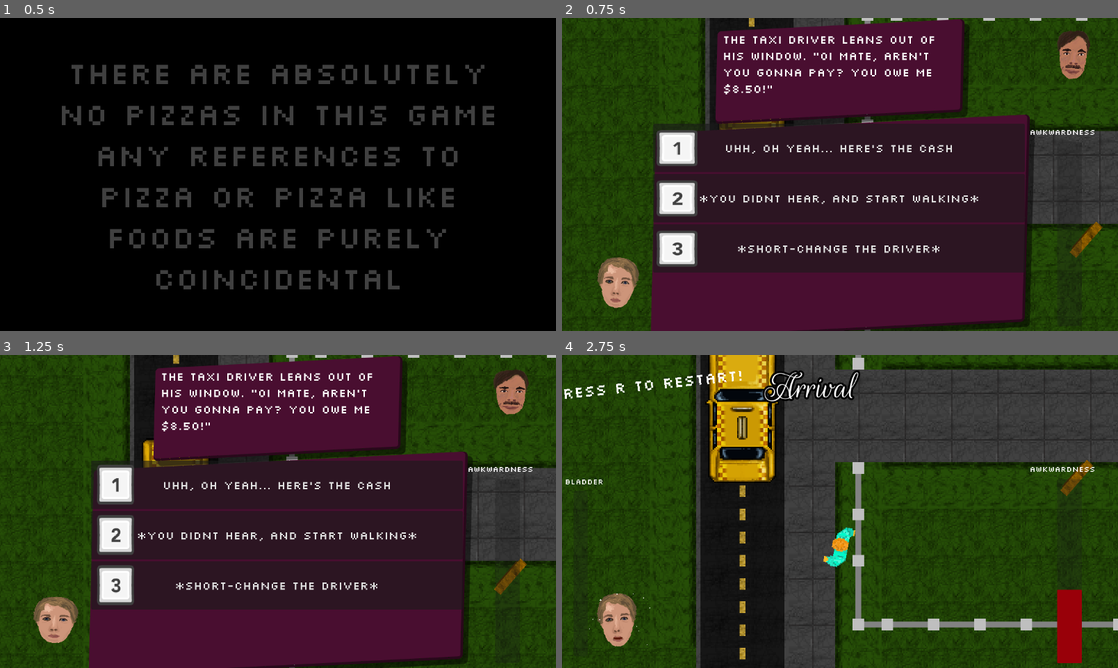
Above: before the commit, frames 1-4 (two rows, left to right).
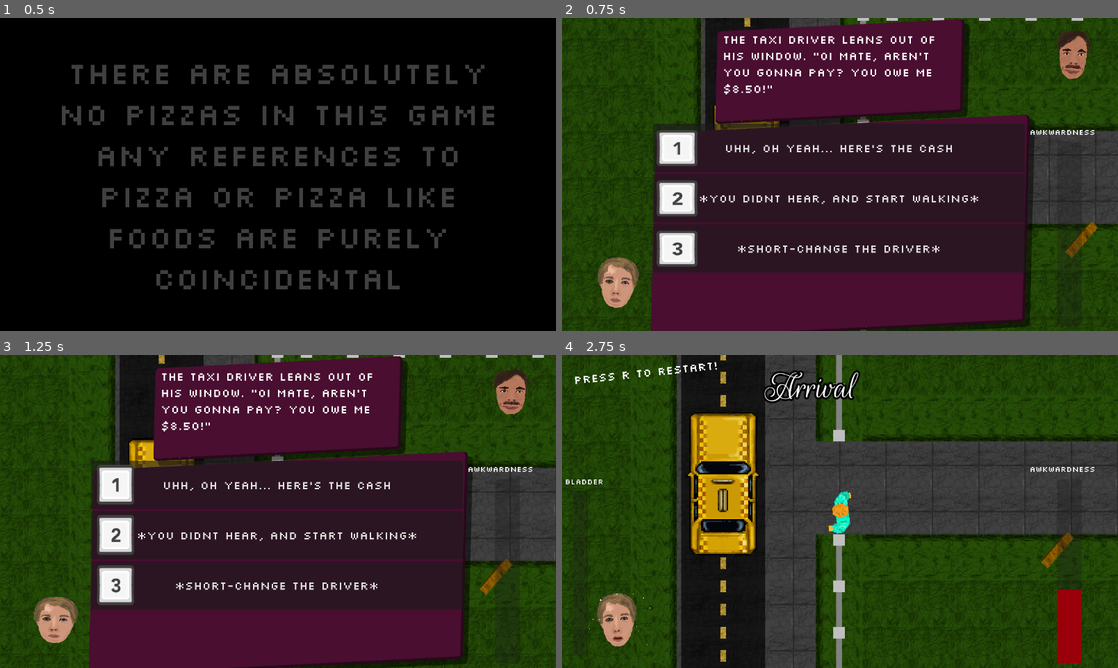
Above: after the commit, the same moments.

Repository: Jibby-Games/PizzaJam11
Game: Godot game, scene res://menu/intro.tscn
The game is run twice, just before and just after one commit, with the same random seed, the same clock (stepped at 60 frames per second) and the same inputs.
Inputs (mouse positions are in pixels of both pictures, inside the frame that each line leads up to):
- Up to frame 1 (0.5 s): no input
- Up to frame 2 (0.75 s): tap Enter (ui_accept) at 0.5 s; move the mouse to (962, 158) at 0.52 s; press the mouse at (962, 158) at 0.53 s; hold D (right) from 0.53 s (still down)
- Up to frame 3 (1.25 s): keep holding D (right); tap Enter (ui_accept) at 0.77 s
- Up to frame 4 (2.75 s): release D (right) at 1.25 s; release the mouse at (962, 495) at 1.25 s; click "*you didnt hear, and start wa…" at 1.25 s; move the mouse to (728, 527) at 2.02 s; hold S (down) from 2.03 s (still down); click (728, 527) at 2.1 s; tap Enter (ui_accept) at 2.27 s

Frame 1 is identical in both runs. In frame 2, 1.9% of the frame differs, in the area x 0-100%, y 0-100%; in frame 3, 3.3%; in frame 4, 44%.

Commit message:
UI tweak

Diff:
--- a/levels/PartyGame/arrival.tscn
+++ b/levels/PartyGame/arrival.tscn
@@ -94,7 +94,7 @@
 rotation = -0.0372711
 
 [node name="AwkwardTrigger" parent="." index="6" instance=ExtResource("5_2ljc3")]
-position = Vector2(134, 127)
+position = Vector2(145, 126)
 awkward_scenario = SubResource("Resource_opc2h")
 
 [node name="StaticBody2D" type="StaticBody2D" parent="." index="7"]
--- a/ui/person_portait.tscn
+++ b/ui/person_portait.tscn
@@ -111,6 +111,7 @@
 position = Vector2(64, 64)
 sprite_frames = ExtResource("1_x54nv")
 animation = &"player_talking"
+frame_progress = 0.941031
 
 [node name="AnimationPlayer" type="AnimationPlayer" parent="."]
 root_node = NodePath("../Head")
--- a/ui/ui.tscn
+++ b/ui/ui.tscn
@@ -229,7 +229,7 @@
 
 [sub_resource type="LabelSettings" id="LabelSettings_err2t"]
 font = SubResource("SystemFont_4v74v")
-font_size = 32
+font_size = 24
 
 [sub_resource type="SystemFont" id="SystemFont_307fv"]
 
@@ -474,12 +474,13 @@
 anchor_top = 0.0
 anchor_right = 0.0
 anchor_bottom = 0.0
-offset_left = -61.0
-offset_top = 40.0
-offset_right = 418.0
-offset_bottom = 117.0
+offset_left = 24.0
+offset_top = 24.0
+offset_right = 258.0
+offset_bottom = 60.0
 grow_horizontal = 1
 grow_vertical = 1
+pivot_offset = Vector2(112, 18)
 label_settings = SubResource("LabelSettings_err2t")
 
 [node name="BladderLabel" type="Label" parent="Ingame"]
